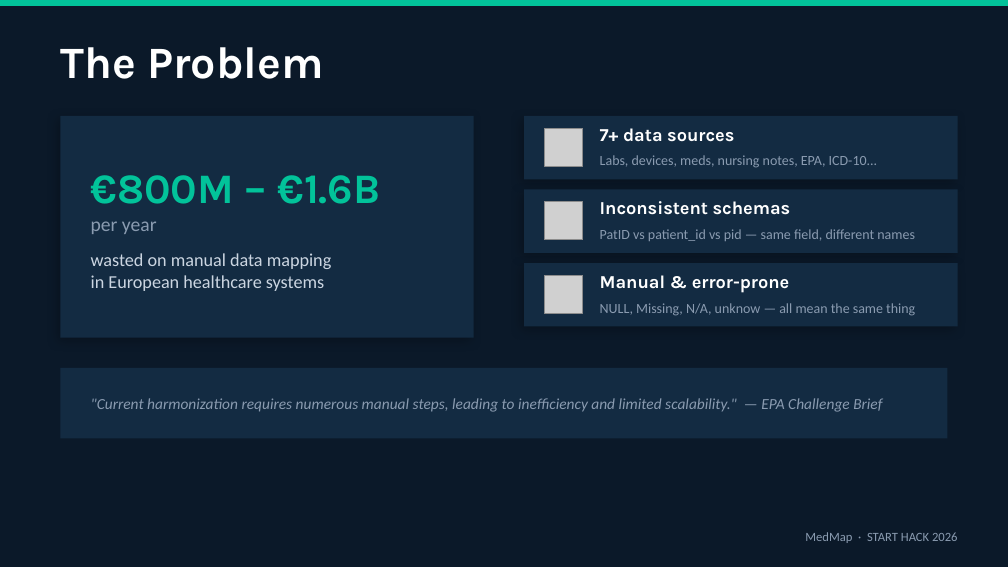
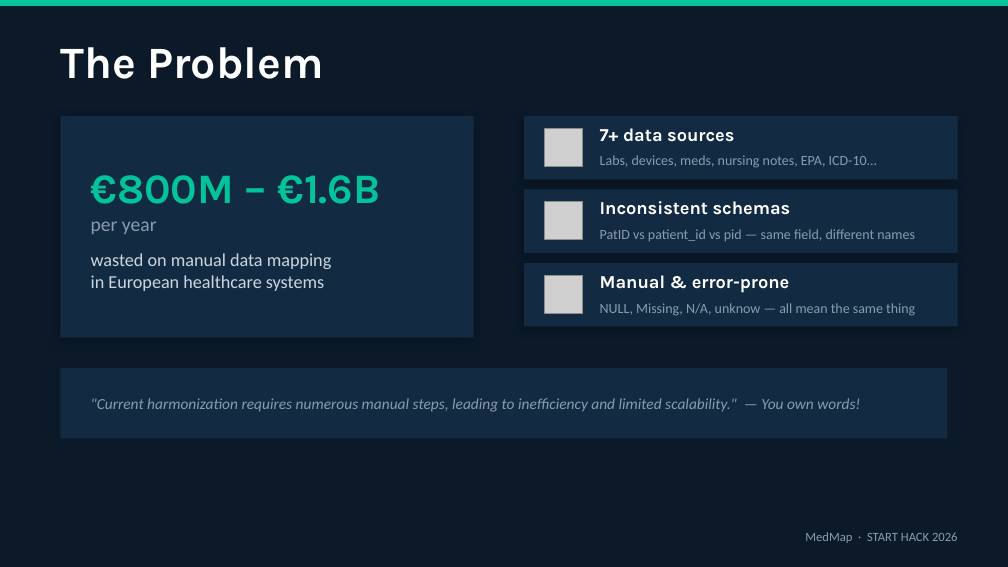
Before and after one commit to Frameck/hackaton-butei-26, a slide deck: slide 2 of MedMap_Presentation.pptx. Drawn at 1008x567 pixels with LibreOffice and Linux fonts; fonts in the diff are those of the drawing; grey boxes stand for pictures. Boxes give left, top, right and bottom in pixels: in the first picture for what was removed or moved away, otherwise in the second. Text is boxed around its words. In the diff, an @@ line names an element or a change of style, - is before the commit and + after.

```diff
--- a/MedMap_Presentation.pptx
+++ b/MedMap_Presentation.pptx
@@ text at (x1=91, y1=398, x2=860, y2=412): text changed @@
-"Current harmonization requires numerous manual steps, leading to inefficiency and limited scalability." — EPA Challenge Brief
+"Current harmonization requires numerous manual steps, leading to inefficiency and limited scalability." — You own words!
```
Also in this commit, not shown: 1 other slide changed.
